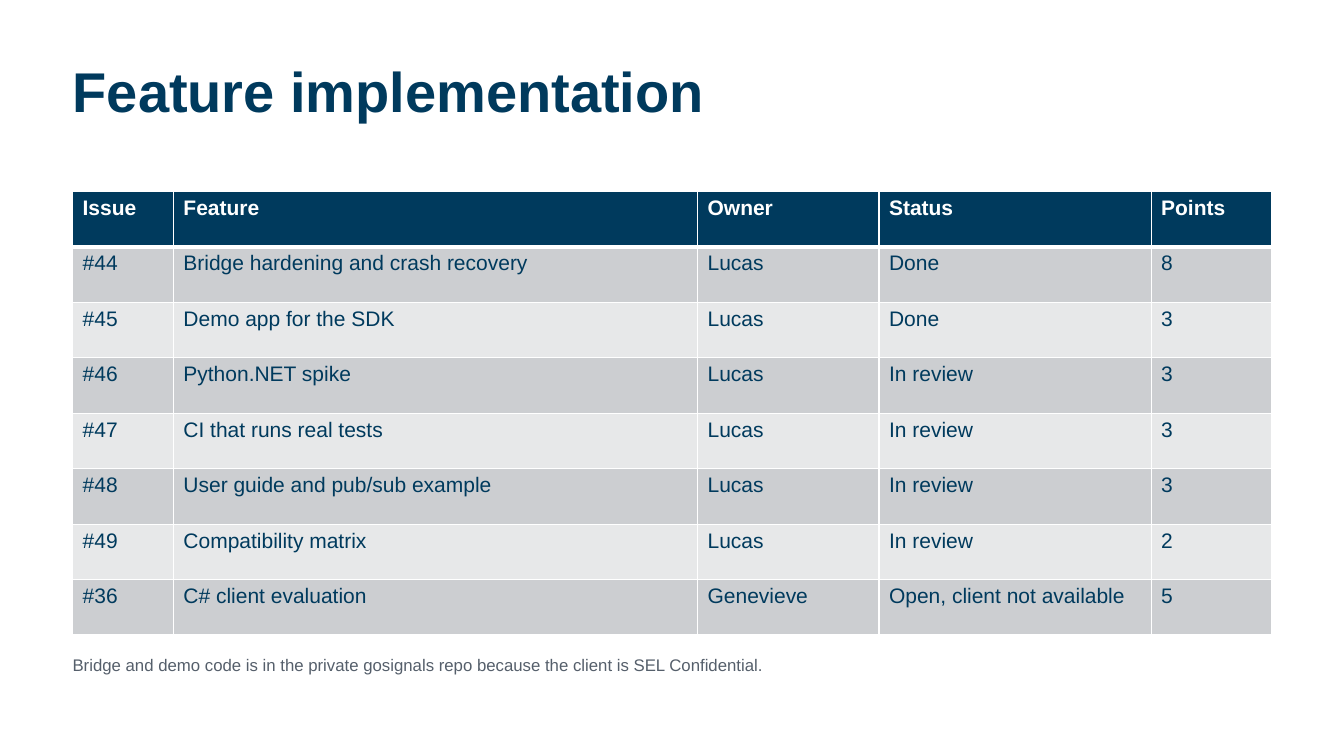
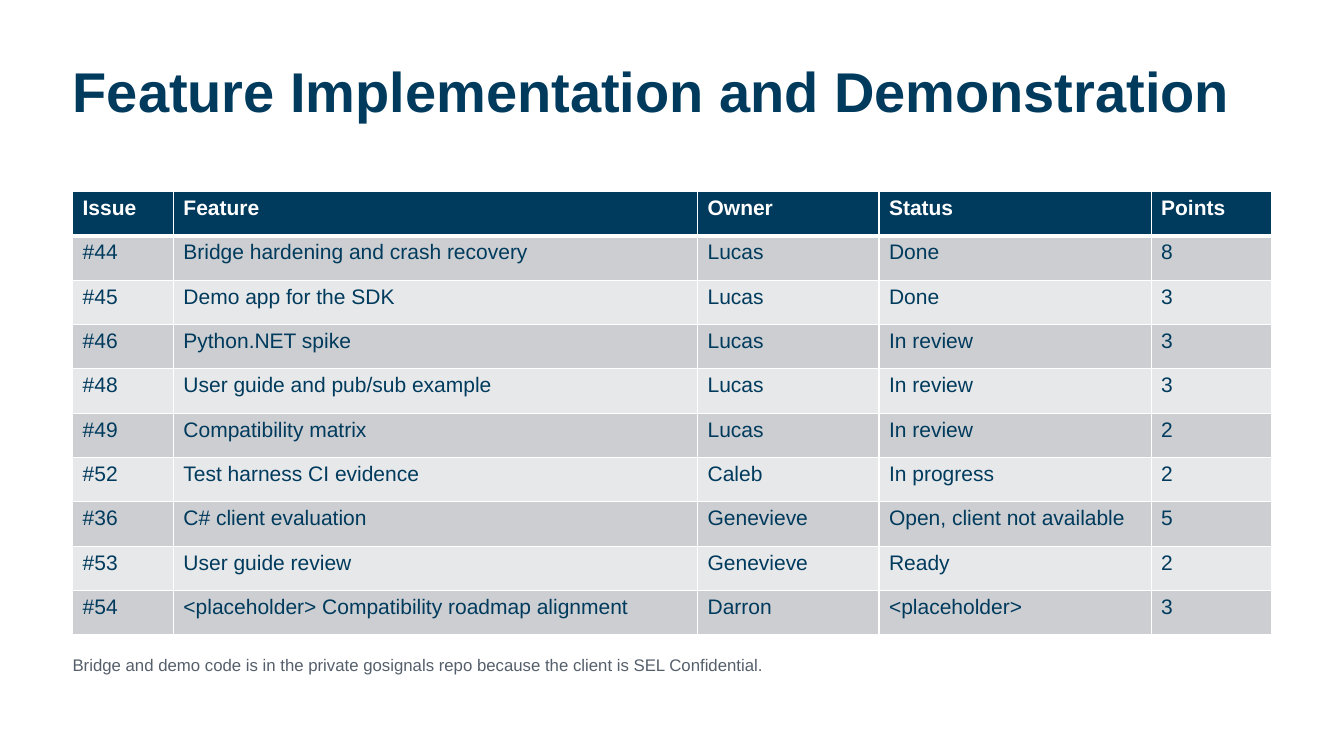
Before and after one commit to calebh13/sel-blueframe-sdk, a slide deck: slide 4 of Sprints/Sprint_5/Sprint 5 Presentation.pptx. Drawn at 1344x756 pixels with LibreOffice and Linux fonts; fonts in the diff are those of the drawing. Boxes give left, top, right and bottom in pixels: in the first picture for what was removed or moved away, otherwise in the second. Text is boxed around its words. In the diff, an @@ line names an element or a change of style, - is before the commit and + after.

Commit message:
Sprint 5 slides follow the video template, Darron placeholders

```diff
--- a/Sprints/Sprint_5/Sprint 5 Presentation.pptx
+++ b/Sprints/Sprint_5/Sprint 5 Presentation.pptx
@@ title at (73, 71, 1229, 122): text changed @@
-Feature implementation
+Feature Implementation and Demonstration
@@ table at (73, 192, 1272, 635) @@
-row 5: #47 | CI that runs real tests | Lucas | In review | 3
+row 7: #52 | Test harness CI evidence | Caleb | In progress | 2
+row 9: #53 | User guide review | Genevieve | Ready | 2
+row 10: #54 | <placeholder> Compatibility roadmap alignment | Darron | <placeholder> | 3
```
Also in this commit, not shown: 14 other slides changed, 1 other file.
